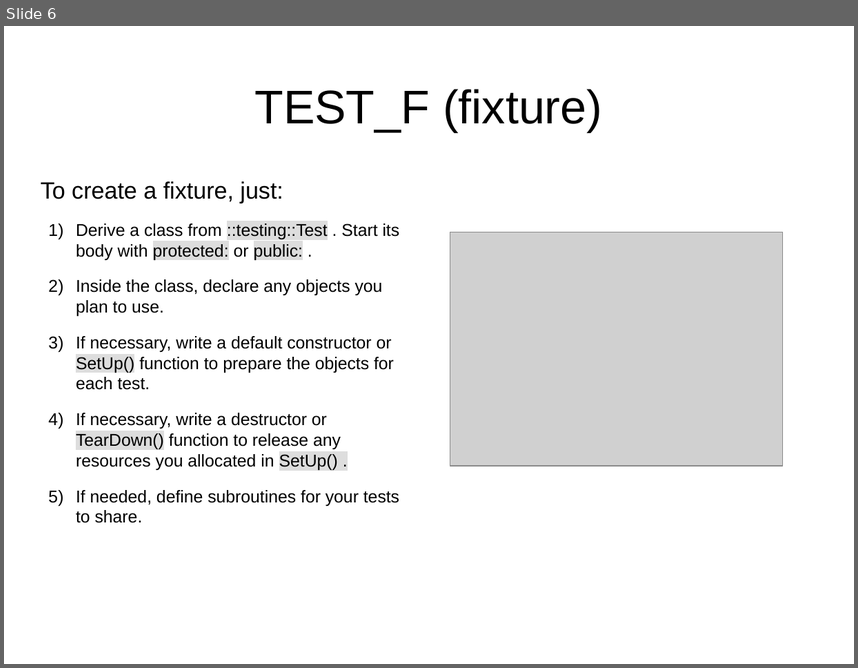
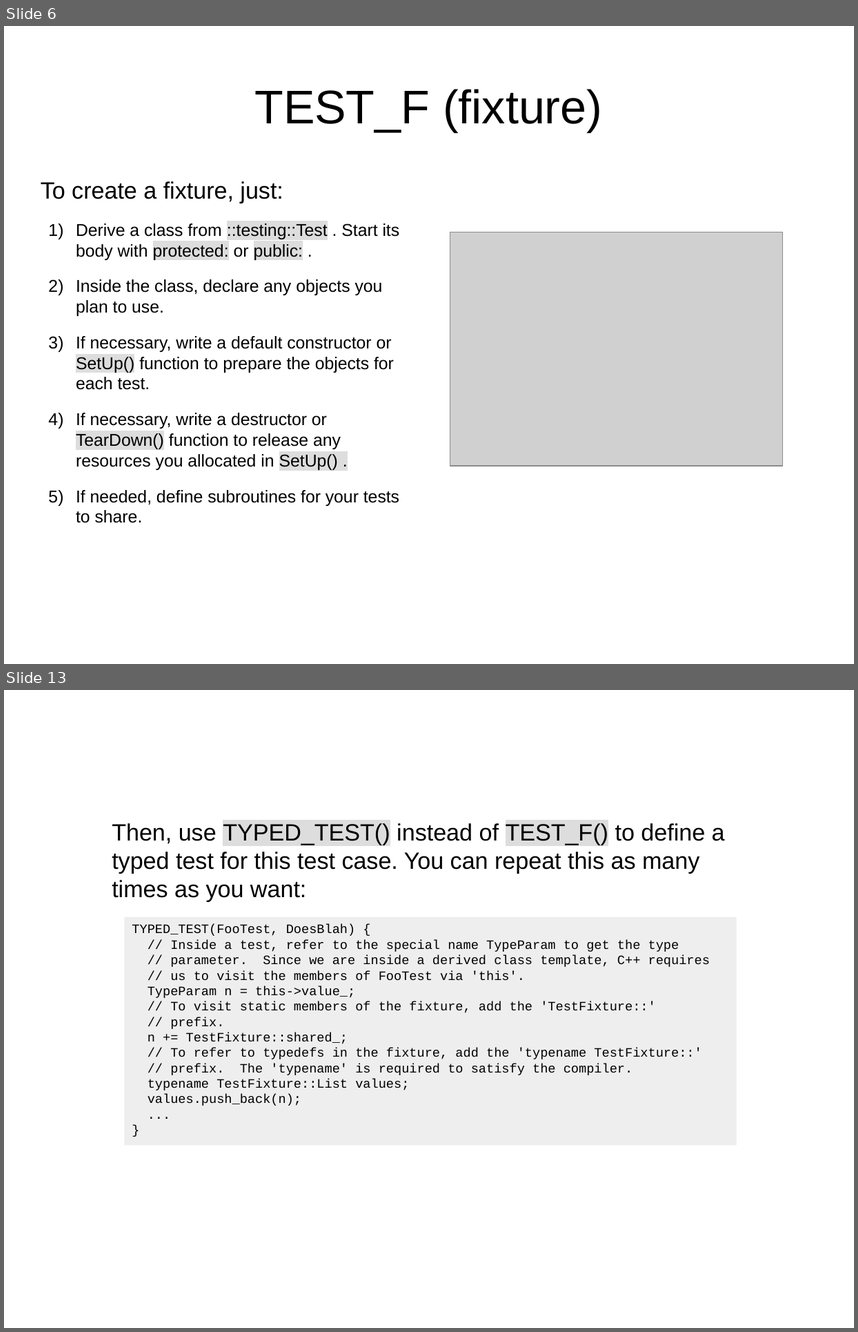
Before and after one commit to fmallaba/gtest-tutorial, a slide deck: GTest.odp. Shown one above the other, each under a label of ours: slide 6 before the commit, slides 6 and 13 after it; the slides between them are not shown. The pictures are 858x668 and 858x1332 pixels, drawn with LibreOffice and Linux fonts; fonts in the diff are those of the drawing; grey boxes stand for pictures. Boxes give left, top, right and bottom in pixels: in the first picture for what was removed or moved away, otherwise in the second. Text is boxed around its words. In the diff, an @@ line names an element or a change of style, - is before the commit and + after.

```diff
--- a/GTest.odp
+++ b/GTest.odp
@@ slide 13 added at [4, 690, 854, 1328], background #FFFFFF @@
@@ text added at [112, 823, 725, 902], 22 pt, text #000000 @@
+Then, use TYPED_TEST() instead of TEST_F() to define a typed test for this test case. You can repeat this as many times as you want:
@@ rectangle added at [124, 917, 737, 1145], fill #EEEEEE, 12 pt, text #000000 @@
+TYPED_TEST(FooTest, DoesBlah) {
+// Inside a test, refer to the special name TypeParam to get the type
+// parameter. Since we are inside a derived class template, C++ requires
+// us to visit the members of FooTest via 'this'.
+TypeParam n = this->value_;
+// To visit static members of the fixture, add the 'TestFixture::'
+// prefix.
+n += TestFixture::shared_;
+// To refer to typedefs in the fixture, add the 'typename TestFixture::'
+// prefix. The 'typename' is required to satisfy the compiler.
+typename TestFixture::List values;
+values.push_back(n);
+...
+}
```
Also in this commit, not shown: 1 slide changed, 8 other slides added, 6 other files.
